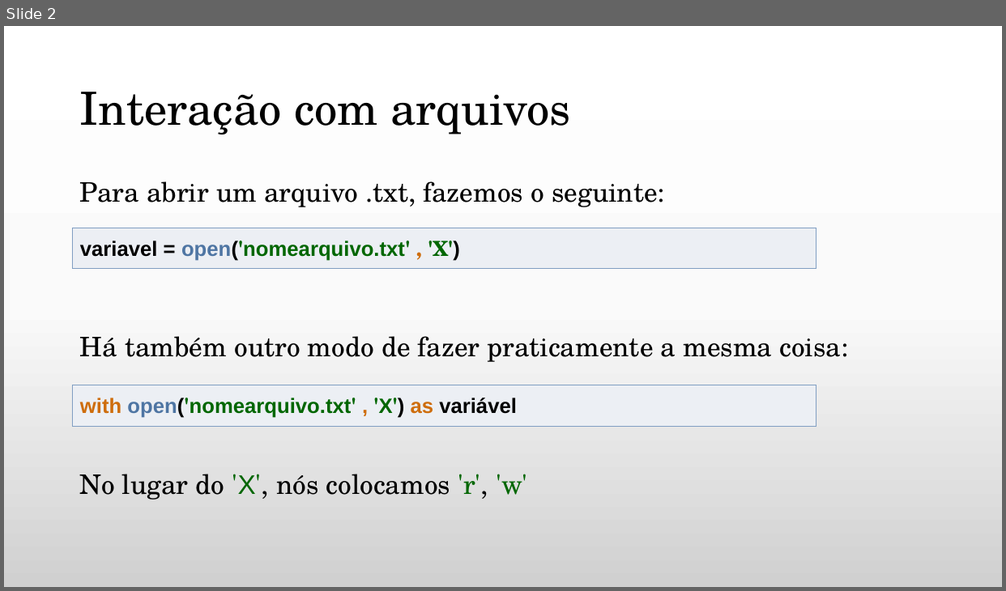
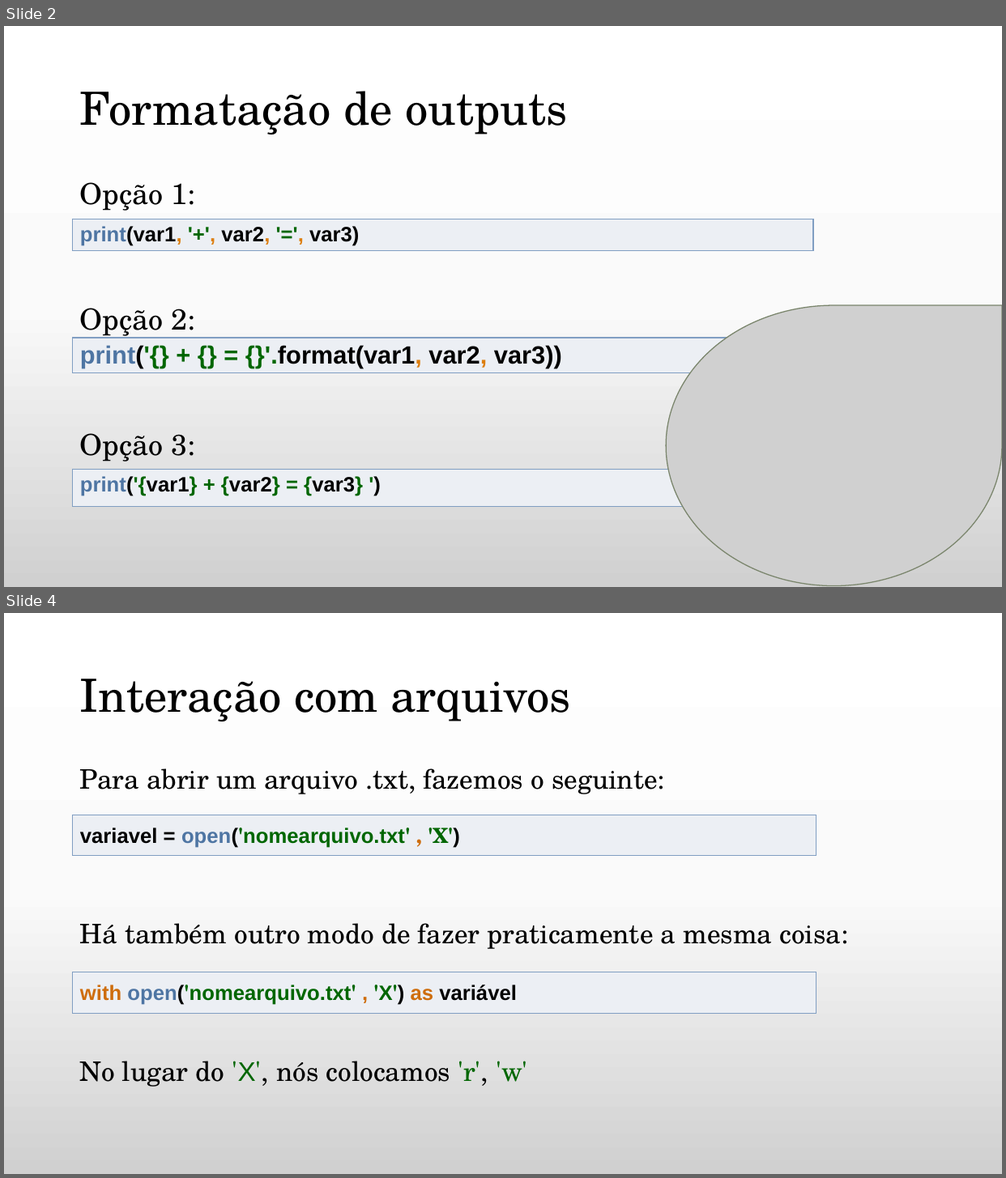
Before and after one commit to daniellygj/Fatec, a slide deck: 1º semestre/Revisões by danny/2º bimestre/Revisão Algoritmos.pptx. Shown one above the other, each under a label of ours: slide 2 before the commit, slides 2 and 4 after it; the slides between them are not shown. The pictures are 1006x591 and 1006x1178 pixels, drawn with LibreOffice and Linux fonts; fonts in the diff are those of the drawing; grey boxes stand for pictures; background and template pictures are left out. Boxes give left, top, right and bottom in pixels: in the first picture for what was removed or moved away, otherwise in the second. Text is boxed around its words. In the diff, an @@ line names an element or a change of style, - is before the commit and + after.

```diff
--- a/1º semestre/Revisões by danny/2º bimestre/Revisão Algoritmos.pptx
+++ b/1º semestre/Revisões by danny/2º bimestre/Revisão Algoritmos.pptx
@@ slide 2 added at (x1=4, y1=26, x2=1002, y2=587), background gradient #FFFFFF to #FBFBFB to #D1D1D1 @@
@@ title added at (x1=80, y1=91, x2=568, y2=135), 44 pt, text #000000 @@
+Formatação de outputs
@@ text added at (x1=80, y1=182, x2=195, y2=462), 28 pt, text #000000 @@
+Opção 1:
+Opção 2:
+Opção 3:
@@ table added at (x1=73, y1=219, x2=814, y2=251), 1 rows, 1 columns @@
+print(var1, '+', var2, '=', var3)
@@ picture added at (x1=666, y1=305, x2=1002, y2=586) @@
@@ table added at (x1=73, y1=338, x2=814, y2=376), 1 rows, 1 columns @@
+print('{} + {} = {}'.format(var1, var2, var3))
@@ table added at (x1=73, y1=469, x2=814, y2=506), 1 rows, 1 columns @@
+print('{var1} + {var2} = {var3} ')
@@ what was slide 2 is now slide 4 @@
```
Also in this commit, not shown: 7 slides changed, 1 other slide added, 1 other file.
